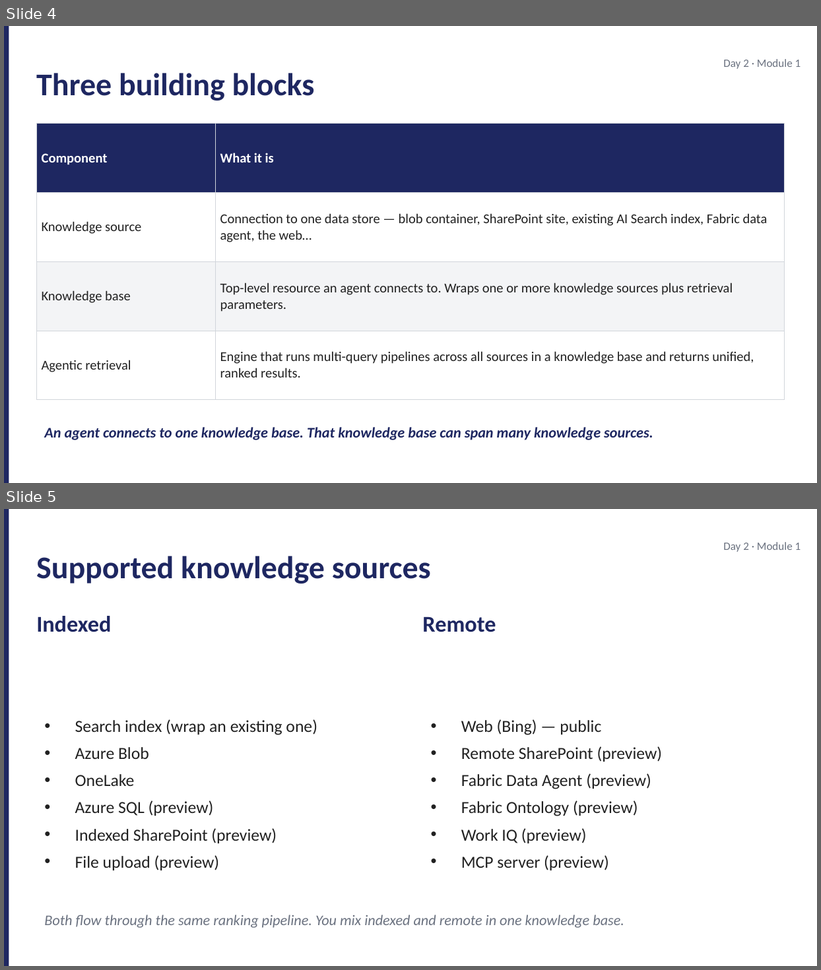
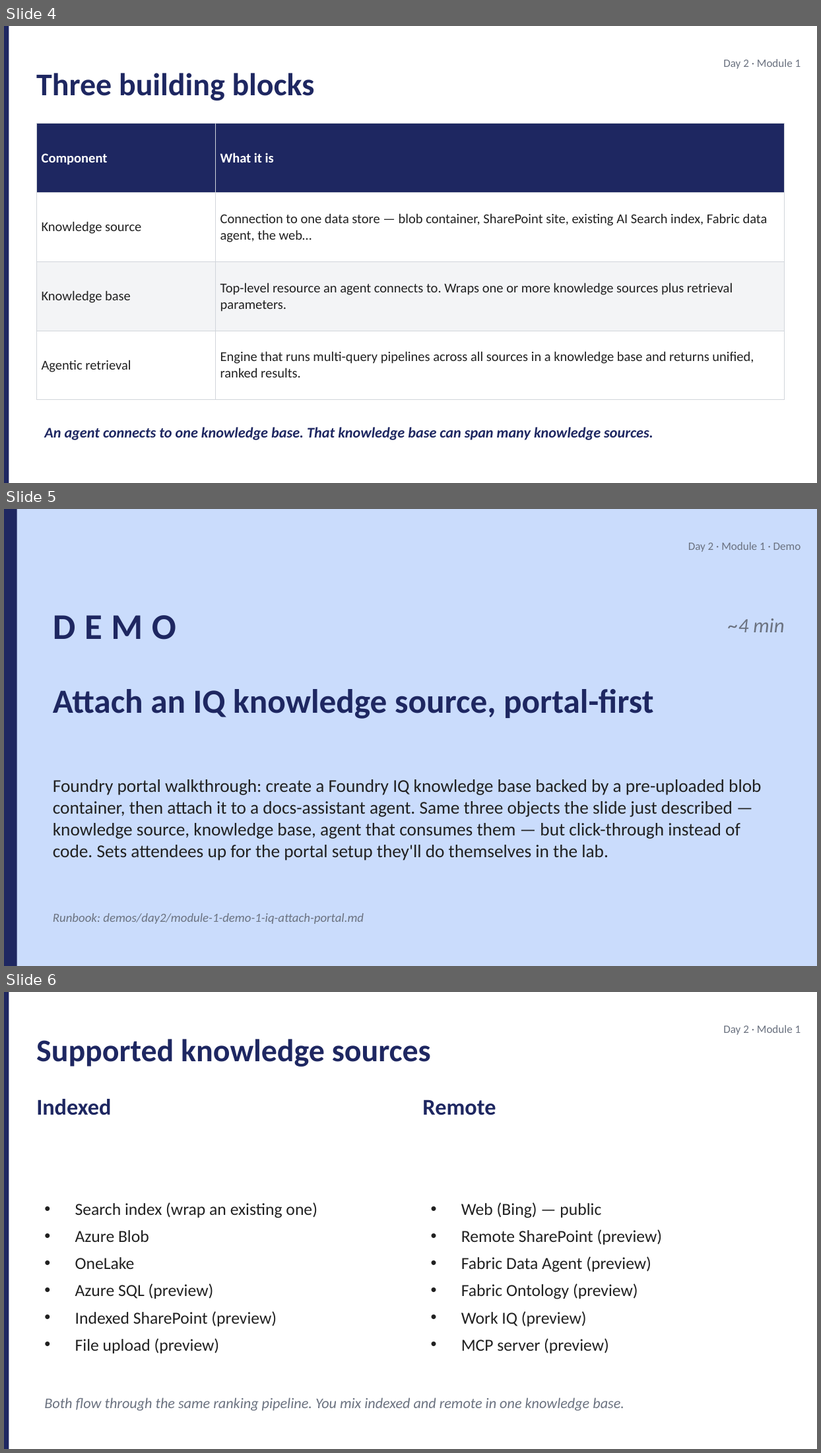
Before and after one commit to JimPiquant/Building-AI-Apps-and-Agents, a slide deck: decks/day2/module-1-foundry-iq.pptx. Shown one above the other, each under a label of ours: slides 4 and 5 before the commit, slides 4, 5 and 6 after it. The pictures are 821x970 and 821x1453 pixels, drawn with LibreOffice and Linux fonts; fonts in the diff are those of the drawing. Boxes give left, top, right and bottom in pixels: in the first picture for what was removed or moved away, otherwise in the second. Text is boxed around its words. In the diff, an @@ line names an element or a change of style, - is before the commit and + after.

```diff
--- a/decks/day2/module-1-foundry-iq.pptx
+++ b/decks/day2/module-1-foundry-iq.pptx
@@ slide 5 added at (4,509,817,966), background #CADCFC @@
@@ rectangle added at (4,509,17,966), fill #1E2761 @@
@@ text added at (688,542,801,552), 10 pt, text #6B7280 @@
+Day 2 · Module 1 · Demo
@@ text added at (53,615,176,640), 32 pt, text #1E2761, bold @@
+DEMO
@@ text added at (728,619,784,632), 18 pt, text #6B7280, italic @@
+~4 min
@@ text added at (53,689,653,719), 30 pt, text #1E2761, bold @@
+Attach an IQ knowledge source, portal-first
@@ text added at (53,780,761,861), 16 pt, text #212121 @@
+Foundry portal walkthrough: create a Foundry IQ knowledge base backed by a pre-uploaded blob container, then attach it to a docs-assistant agent. Same three objects the slide just described — knowledge source, knowledge base, agent that consumes them — but click-through instead of code. Sets attendees up for the portal setup they'll do themselves in the lab.
@@ text added at (53,914,364,924), 11 pt, text #6B7280, italic @@
+Runbook: demos/day2/module-1-demo-1-iq-attach-portal.md
@@ what was slide 5 is now slide 6 @@
```
Also in this commit, not shown: 1 other slide added, 7 other files.
